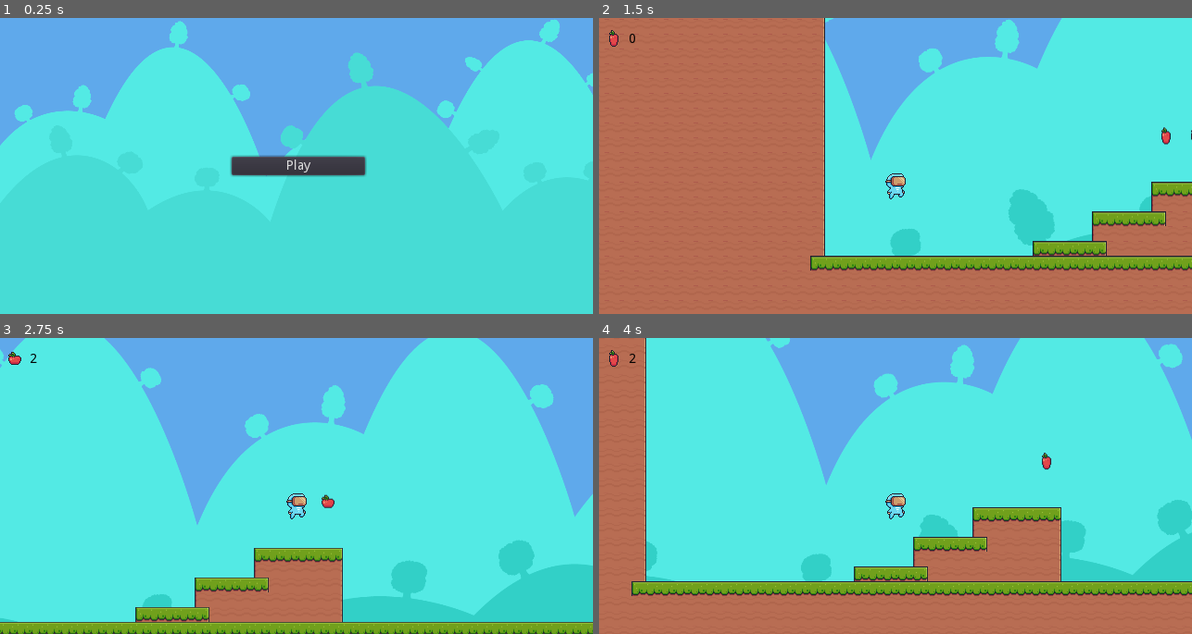
Above: before the commit, frames 1-4 (two rows, left to right).
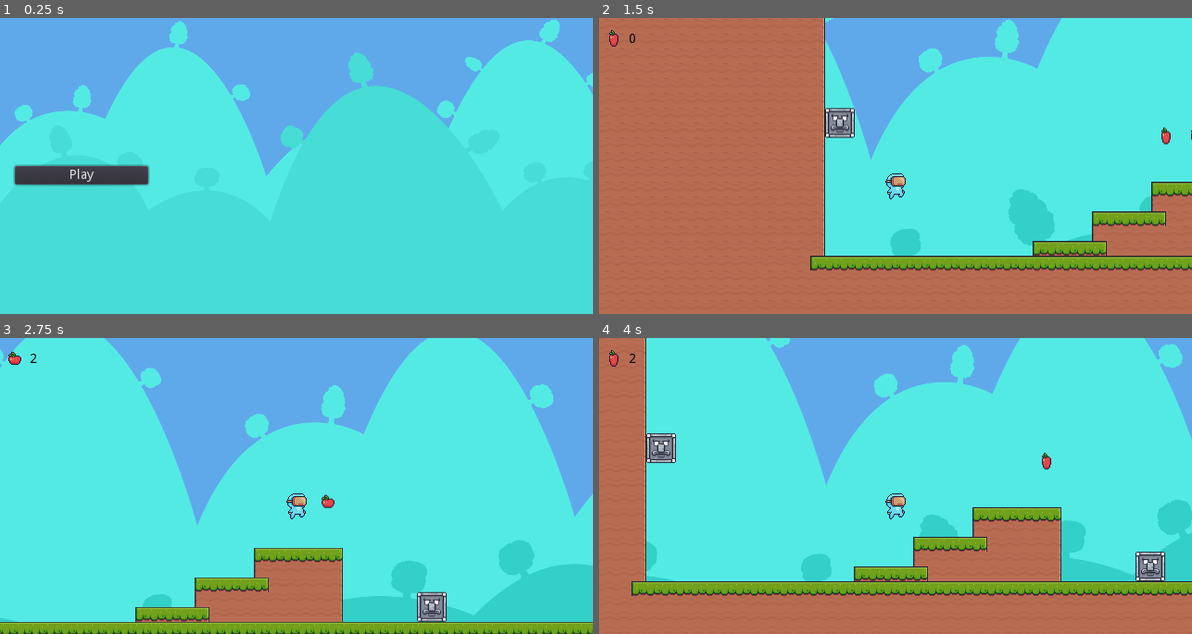
Above: after the commit, the same moments.

Repository: johnnyferreiradev/IDJD-projects
Game: Godot game, scene res://menu.tscn
Two runs of this game, one before a commit and one after it. Both use one fixed random seed, a clock stepped at 60 frames per second and the inputs below.
Inputs:
- Up to frame 1 (0.25 s): no input
- Up to frame 2 (1.5 s): click "Play" at 0.5 s; tap Enter (ui_accept) at 1.25 s; hold Right (ui_right) from 1.28 s (still down)
- Up to frame 3 (2.75 s): keep holding Right (ui_right); tap Enter (ui_accept) at 1.52, 2.27 s
- Up to frame 4 (4 s): release Right (ui_right) at 2.78 s; hold Left (ui_left) 2.78-3.53 s; hold Right (ui_right) from 3.53 s (still down); tap Enter (ui_accept) at 3.77 s

The runs differ from the first frame. In frame 1, 3.4% of the frame differs, in the area x 2-62%, y 46-57%; in frame 2, 0.5%; in frame 3, 0.5%; in frame 4, 1.0%.

Commit message:
Adding sound theme

Diff:
--- a/valour/enemy/enemy.gd
+++ b/valour/enemy/enemy.gd
@@ -1,6 +1,6 @@
 extends KinematicBody2D
 
-const VELOCITY:int = 100
+const VELOCITY:int = 0
 
 var direction:int = -1
 var motion:Vector2 = Vector2()
--- a/valour/goal/goal.tscn
+++ b/valour/goal/goal.tscn
@@ -17,4 +17,5 @@
 [node name="CollisionShape2D" type="CollisionShape2D" parent="Area2D"]
 position = Vector2( 0, 8 )
 shape = SubResource( 1 )
+
 [connection signal="body_entered" from="Area2D" to="." method="_on_Area2D_body_entered"]
--- a/valour/lose.gd
+++ b/valour/lose.gd
@@ -1,6 +1,7 @@
 extends Node2D
 
 func _ready():
+	get_node("LoseSound").play()
 	get_node("Timer").start()
 
 func _on_Timer_timeout():
--- a/valour/lose.tscn
+++ b/valour/lose.tscn
@@ -1,6 +1,7 @@
-[gd_scene load_steps=2 format=2]
+[gd_scene load_steps=3 format=2]
 
 [ext_resource path="res://lose.gd" type="Script" id=1]
+[ext_resource path="res://sound-theme/lose.ogg" type="AudioStream" id=2]
 
 [node name="Node2D" type="Node2D"]
 script = ExtResource( 1 )
@@ -9,9 +10,6 @@
 margin_right = 640.0
 margin_bottom = 320.0
 color = Color( 0, 0, 0, 1 )
-__meta__ = {
-"_edit_use_anchors_": false
-}
 
 [node name="Label" type="Label" parent="."]
 margin_left = 224.0
@@ -21,10 +19,11 @@
 text = "Você Perdeu"
 align = 1
 valign = 1
-__meta__ = {
-"_edit_use_anchors_": false
-}
 
 [node name="Timer" type="Timer" parent="."]
+wait_time = 3.0
+
+[node name="LoseSound" type="AudioStreamPlayer" parent="."]
+stream = ExtResource( 2 )
 
 [connection signal="timeout" from="Timer" to="." method="_on_Timer_timeout"]
--- a/valour/main.gd
+++ b/valour/main.gd
@@ -1,8 +1,11 @@
 extends Node2D
-
 
 func _on_player_add_one_apple():
 	var node = get_node("UI/bar/counter")
 	var old_value = int(node.text)
 	var new_value = old_value + 1
 	node.text = str(new_value)
+
+
+func _on_Node2D_ready():
+	get_node("SoundTheme").play()
--- a/valour/main.tscn
+++ b/valour/main.tscn
@@ -1,12 +1,14 @@
-[gd_scene load_steps=9 format=2]
+[gd_scene load_steps=11 format=2]
 
 [ext_resource path="res://main.gd" type="Script" id=1]
 [ext_resource path="res://Back.png" type="Texture" id=2]
 [ext_resource path="res://Front.png" type="Texture" id=3]
 [ext_resource path="res://tileset.tres" type="TileSet" id=4]
+[ext_resource path="res://enemy/enemy.tscn" type="PackedScene" id=5]
 [ext_resource path="res://goal/goal.tscn" type="PackedScene" id=6]
 [ext_resource path="res://player/player.tscn" type="PackedScene" id=7]
 [ext_resource path="res://apple/apple.tscn" type="PackedScene" id=8]
+[ext_resource path="res://sound-theme/theme1.wav" type="AudioStream" id=9]
 
 [sub_resource type="Theme" id=1]
 RichTextLabel/colors/default_color = Color( 0, 0, 0, 1 )
@@ -45,6 +47,23 @@
 cell_size = Vector2( 16, 16 )
 format = 1
 tile_data = PoolIntArray( -524183, 3, 0, -524182, 4, 0, -524181, 4, 0, -524180, 4, 0, -524179, 4, 0, -524178, 4, 0, -52 …(41038 unchanged characters)…
+
+[node name="enymies" type="Node" parent="."]
+
+[node name="enemy" parent="enymies" instance=ExtResource( 5 )]
+position = Vector2( 576, 224 )
+
+[node name="enemy5" parent="enymies" instance=ExtResource( 5 )]
+position = Vector2( 48, 96 )
+
+[node name="enemy2" parent="enymies" instance=ExtResource( 5 )]
+position = Vector2( 1968, 64 )
+
+[node name="enemy3" parent="enymies" instance=ExtResource( 5 )]
+position = Vector2( 944, 160 )
+
+[node name="enemy4" parent="enymies" instance=ExtResource( 5 )]
+position = Vector2( 1456, 208 )
 
 [node name="trofeu" parent="." instance=ExtResource( 6 )]
 position = Vector2( 2032, 16 )
@@ -122,4 +141,8 @@
 theme = SubResource( 1 )
 text = "0"
 
+[node name="SoundTheme" type="AudioStreamPlayer" parent="."]
+stream = ExtResource( 9 )
+
+[connection signal="ready" from="." to="." method="_on_Node2D_ready"]
 [connection signal="add_one_apple" from="player" to="." method="_on_player_add_one_apple"]
--- a/valour/menu.gd
+++ b/valour/menu.gd
@@ -3,6 +3,7 @@
 func _ready():
 	get_node("animacao/Sprite/AnimationPlayer").play("default")
 	get_node("animacao/Sprite2/AnimationPlayer").play("default")
+	get_node("SoundTheme").play()
 
 func _on_play_pressed():
 	get_tree().change_scene('res://main.tscn')
--- a/valour/menu.tscn
+++ b/valour/menu.tscn
@@ -1,8 +1,9 @@
-[gd_scene load_steps=6 format=2]
+[gd_scene load_steps=7 format=2]
 
 [ext_resource path="res://menu.gd" type="Script" id=1]
 [ext_resource path="res://Back.png" type="Texture" id=2]
 [ext_resource path="res://Mid.png" type="Texture" id=3]
+[ext_resource path="res://sound-theme/theme1.wav" type="AudioStream" id=4]
 
 [sub_resource type="Animation" id=1]
 resource_name = "default"
@@ -91,24 +92,21 @@
 anims/default = SubResource( 2 )
 
 [node name="Control" type="Control" parent="."]
-margin_left = 250.0
-margin_top = 150.0
-margin_right = 394.0
-margin_bottom = 246.0
-__meta__ = {
-"_edit_use_anchors_": false
-}
+margin_left = 16.0
+margin_top = 160.0
+margin_right = 160.0
+margin_bottom = 256.0
 
 [node name="VBoxContainer" type="VBoxContainer" parent="Control"]
 margin_right = 144.0
 margin_bottom = 96.0
-__meta__ = {
-"_edit_use_anchors_": false
-}
 
 [node name="play" type="Button" parent="Control/VBoxContainer"]
 margin_right = 144.0
 margin_bottom = 20.0
 text = "Play"
 
+[node name="SoundTheme" type="AudioStreamPlayer" parent="."]
+stream = ExtResource( 4 )
+
 [connection signal="pressed" from="Control/VBoxContainer/play" to="." method="_on_play_pressed"]
--- a/valour/tilemap.tscn
+++ b/valour/tilemap.tscn
@@ -1,6 +1,7 @@
-[gd_scene load_steps=3 format=2]
+[gd_scene load_steps=4 format=2]
 
 [ext_resource path="res://Terrain (16x16).png" type="Texture" id=1]
+[ext_resource path="res://sound-theme/theme1.wav" type="AudioStream" id=2]
 
 [sub_resource type="RectangleShape2D" id=1]
 extents = Vector2( 8, 8 )
@@ -149,3 +150,6 @@
 [node name="CollisionShape2D" type="CollisionShape2D" parent="Sprite9/StaticBody2D"]
 position = Vector2( 8, 8 )
 shape = SubResource( 1 )
+
+[node name="SoundTheme" type="AudioStreamPlayer" parent="."]
+stream = ExtResource( 2 )
--- a/valour/win.gd
+++ b/valour/win.gd
@@ -1,6 +1,7 @@
 extends Node2D
 
 func _ready():
+	get_node("WinSound").play()
 	get_node('Timer').start()
 
 func _on_Timer_timeout():
--- a/valour/win.tscn
+++ b/valour/win.tscn
@@ -1,100 +1,15 @@
-[gd_scene load_steps=6 format=2]
+[gd_scene load_steps=3 format=2]
 
 [ext_resource path="res://win.gd" type="Script" id=1]
-[ext_resource path="res://Back.png" type="Texture" id=2]
-[ext_resource path="res://Mid.png" type="Texture" id=3]
-
-[sub_resource type="Animation" id=1]
-resource_name = "default"
-length = 2.0
-loop = true
-tracks/0/type = "value"
-tracks/0/path = NodePath(".:position")
-tracks/0/interp = 1
-tracks/0/loop_wrap = true
-tracks/0/imported = false
-tracks/0/enabled = true
-tracks/0/keys = {
-"times": PoolRealArray( 0, 0.5, 1, 1.5, 2 ),
-"transitions": PoolRealArray( 1, 1, 1, 1, 1 ),
-"update": 0,
-"values": [ Vector2( -32, 0 ), Vector2( 0, 0 ), Vector2( -32, 0 ), Vector2( -64, 0 ), Vector2( -32, 0 ) ]
-}
-tracks/1/type = "value"
-tracks/1/path = NodePath(".:rotation_degrees")
-tracks/1/interp = 1
-tracks/1/loop_wrap = true
-tracks/1/imported = false
-tracks/1/enabled = true
-tracks/1/keys = {
-"times": PoolRealArray( 0, 0.5, 1, 1.5, 2 ),
-"transitions": PoolRealArray( 1, 1, 1, 1, 1 ),
-"update": 0,
-"values": [ 0.0, 0.0, 0.0, 0.0, 0.0 ]
-}
-
-[sub_resource type="Animation" id=2]
-resource_name = "default"
-length = 2.0
-loop = true
-tracks/0/type = "value"
-tracks/0/path = NodePath(".:position")
-tracks/0/interp = 1
-tracks/0/loop_wrap = true
-tracks/0/imported = false
-tracks/0/enabled = true
-tracks/0/keys = {
-"times": PoolRealArray( 0, 0.5, 1, 1.5, 2 ),
-"transitions": PoolRealArray( 1, 1, 1, 1, 1 ),
-"update": 0,
-"values": [ Vector2( -32, 0 ), Vector2( 0, 0 ), Vector2( -32, 0 ), Vector2( -64, 0 ), Vector2( -32, 0 ) ]
-}
-tracks/1/type = "value"
-tracks/1/path = NodePath(".:rotation_degrees")
-tracks/1/interp = 1
-tracks/1/loop_wrap = true
-tracks/1/imported = false
-tracks/1/enabled = true
-tracks/1/keys = {
-"times": PoolRealArray( 0, 0.5, 1, 1.5, 2 ),
-"transitions": PoolRealArray( 1, 1, 1, 1, 1 ),
-"update": 0,
-"values": [ 0.0, 0.0, 0.0, 0.0, 0.0 ]
-}
+[ext_resource path="res://sound-theme/win-sound.ogg" type="AudioStream" id=2]
 
 [node name="Node2D" type="Node2D"]
 script = ExtResource( 1 )
 
-[node name="animacao" type="Node2D" parent="."]
-
-[node name="Sprite" type="Sprite" parent="animacao"]
-position = Vector2( -11.8807, 0 )
-scale = Vector2( 0.34375, 0.3125 )
-texture = ExtResource( 2 )
-centered = false
-
-[node name="AnimationPlayer" type="AnimationPlayer" parent="animacao/Sprite"]
-playback_speed = 0.5
-anims/default = SubResource( 1 )
-
-[node name="Sprite2" type="Sprite" parent="animacao"]
-position = Vector2( -38.9879, 0 )
-scale = Vector2( 0.34375, 0.3125 )
-texture = ExtResource( 3 )
-centered = false
-
-[node name="AnimationPlayer" type="AnimationPlayer" parent="animacao/Sprite2"]
-anims/default = SubResource( 2 )
-
 [node name="ColorRect" type="ColorRect" parent="."]
-margin_left = 243.0
-margin_top = 119.0
-margin_right = 409.0
-margin_bottom = 168.0
+margin_right = 640.0
+margin_bottom = 320.0
 color = Color( 0, 0, 0, 1 )
-__meta__ = {
-"_edit_use_anchors_": false
-}
 
 [node name="Label" type="Label" parent="."]
 margin_left = 224.0
@@ -104,10 +19,12 @@
 text = "Você ganhou!"
 align = 1
 valign = 1
-__meta__ = {
-"_edit_use_anchors_": false
-}
 
 [node name="Timer" type="Timer" parent="."]
+wait_time = 10.0
 
+[node name="WinSound" type="AudioStreamPlayer" parent="."]
+stream = ExtResource( 2 )
+
+[connection signal="ready" from="." to="." method="_on_Node2D_ready"]
 [connection signal="timeout" from="Timer" to="." method="_on_Timer_timeout"]
Not shown, added: valour/README.md
Not shown, added: valour/sound-theme/lose.ogg
Not shown, added: valour/sound-theme/theme1.wav
Not shown, added: valour/sound-theme/win-sound.ogg
